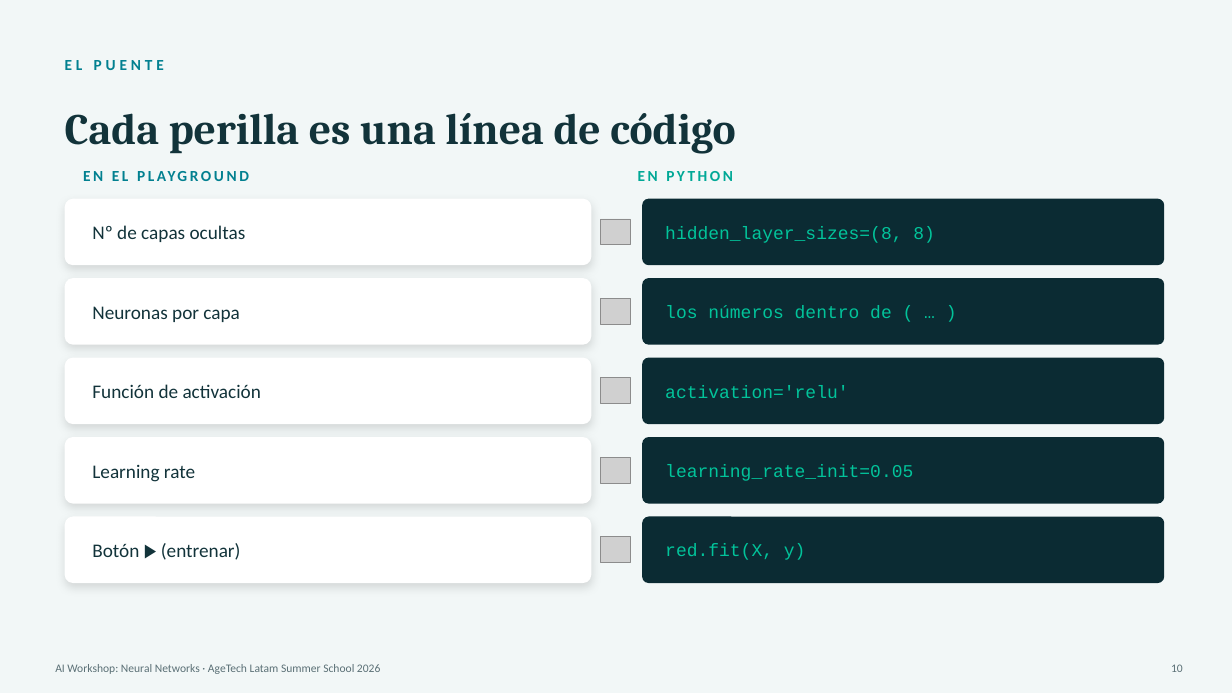
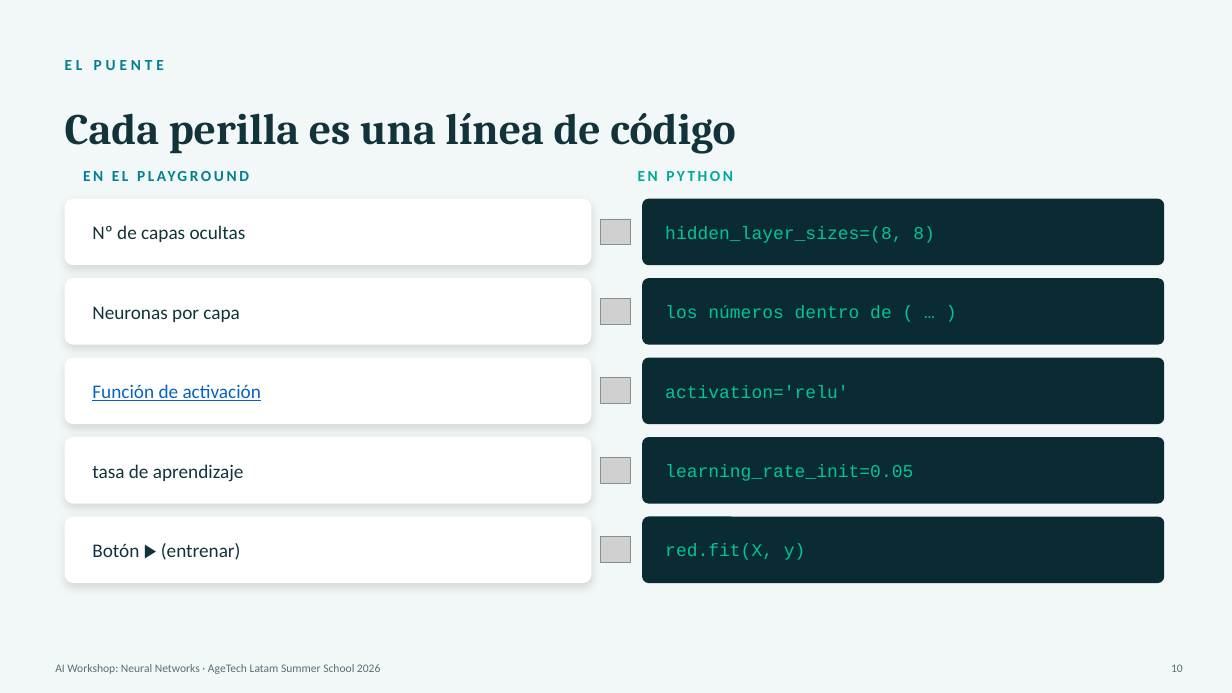
Before and after one commit to calderonf/NeuralNetworkSummer, a slide deck: slide 10 of ANN_Summer_2026.pptx. Drawn at 1232x693 pixels with LibreOffice and Linux fonts; fonts in the diff are those of the drawing; grey boxes stand for pictures. Boxes give left, top, right and bottom in pixels: in the first picture for what was removed or moved away, otherwise in the second. Text is boxed around its words. In the diff, an @@ line names an element or a change of style, - is before the commit and + after.

Commit message:
Update ANN_Summer_2026 presentation
Replace ANN_Summer_2026.pptx with an updated presentation (binary change). Contains slide content and formatting updates for the ANN Summer 2026 materials.

```diff
--- a/ANN_Summer_2026.pptx
+++ b/ANN_Summer_2026.pptx
@@ text "Función de activación" at [92, 384, 261, 401]: text colour #12333A to #0563C1, underline on @@
@@ text at [92, 464, 244, 482]: text changed @@
-Learning rate
+tasa de aprendizaje
```
Also in this commit, not shown: 7 other slides changed.
